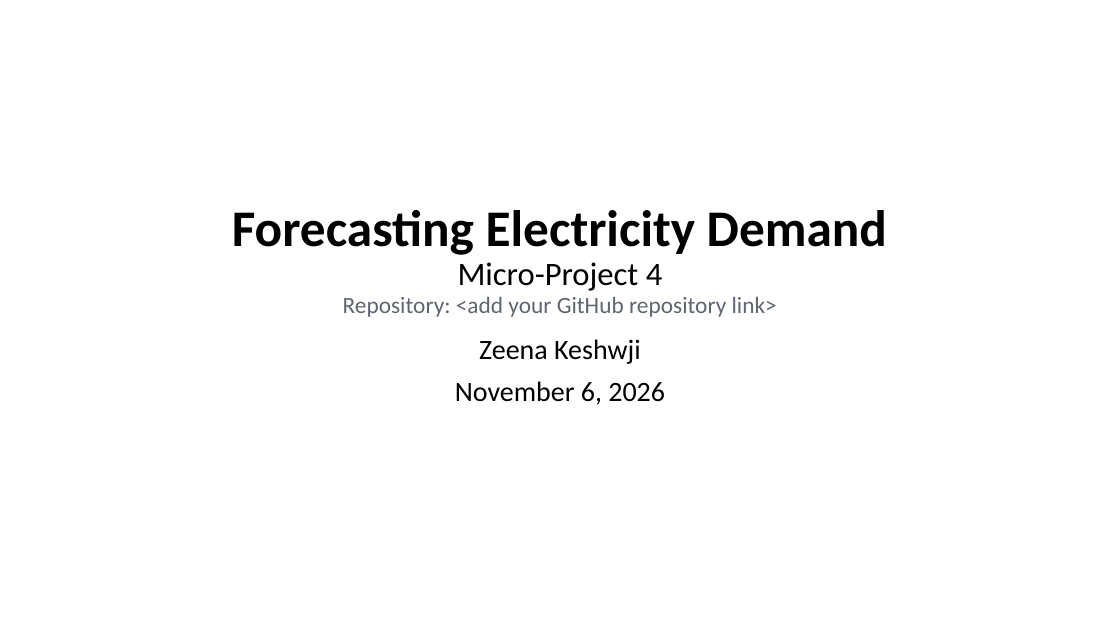
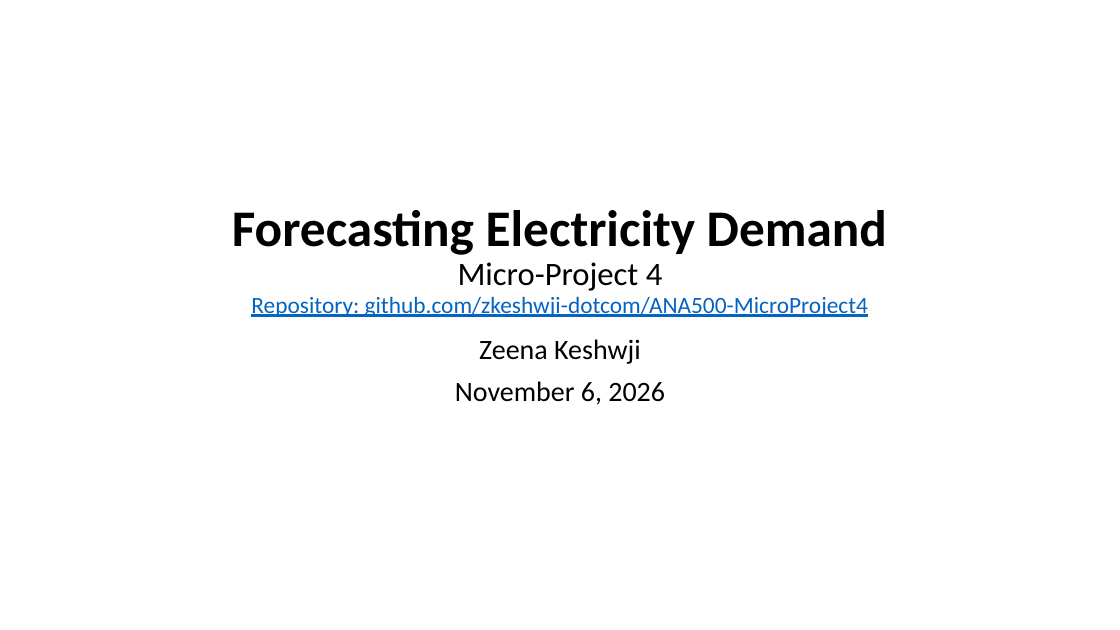
Before and after one commit to zkeshwji-dotcom/ANA500-MicroProject4, a slide deck: slide 1 of ANA500_MicroProject4_Energy_Demand.pptx. Drawn at 1120x630 pixels with LibreOffice and Linux fonts; fonts in the diff are those of the drawing. Boxes give left, top, right and bottom in pixels: in the first picture for what was removed or moved away, otherwise in the second. Text is boxed around its words. In the diff, an @@ line names an element or a change of style, - is before the commit and + after.

Commit message:
Add repository link to title slide

```diff
--- a/ANA500_MicroProject4_Energy_Demand.pptx
+++ b/ANA500_MicroProject4_Energy_Demand.pptx
@@ title at box(232, 210, 887, 317): text changed; text colour #000000 to #0563C1 @@
-Forecasting Electricity Demand
-Micro-Project 4
-Repository: <add your GitHub repository link>
+Forecasting Electricity Demand
+Micro-Project 4
+Repository: github.com/zkeshwji-dotcom/ANA500-MicroProject4
```
Also in this commit, not shown: 1 other file.
